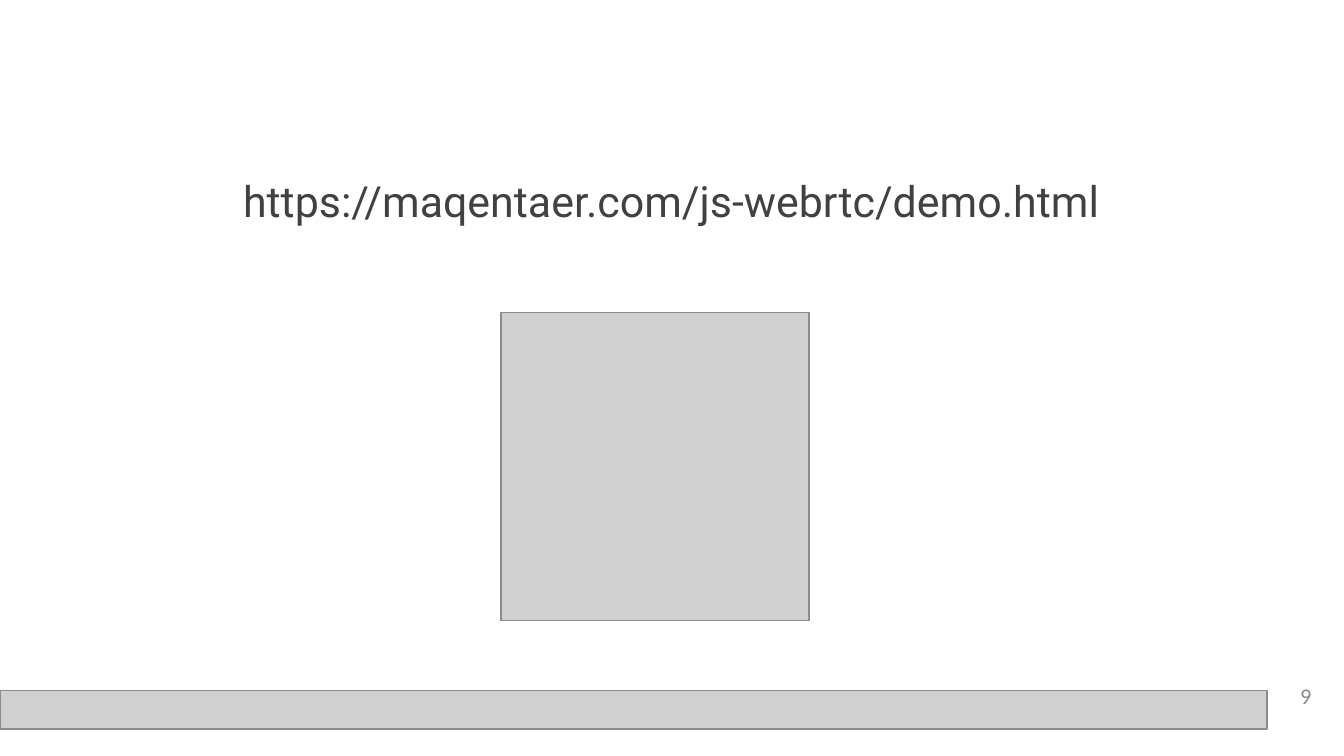
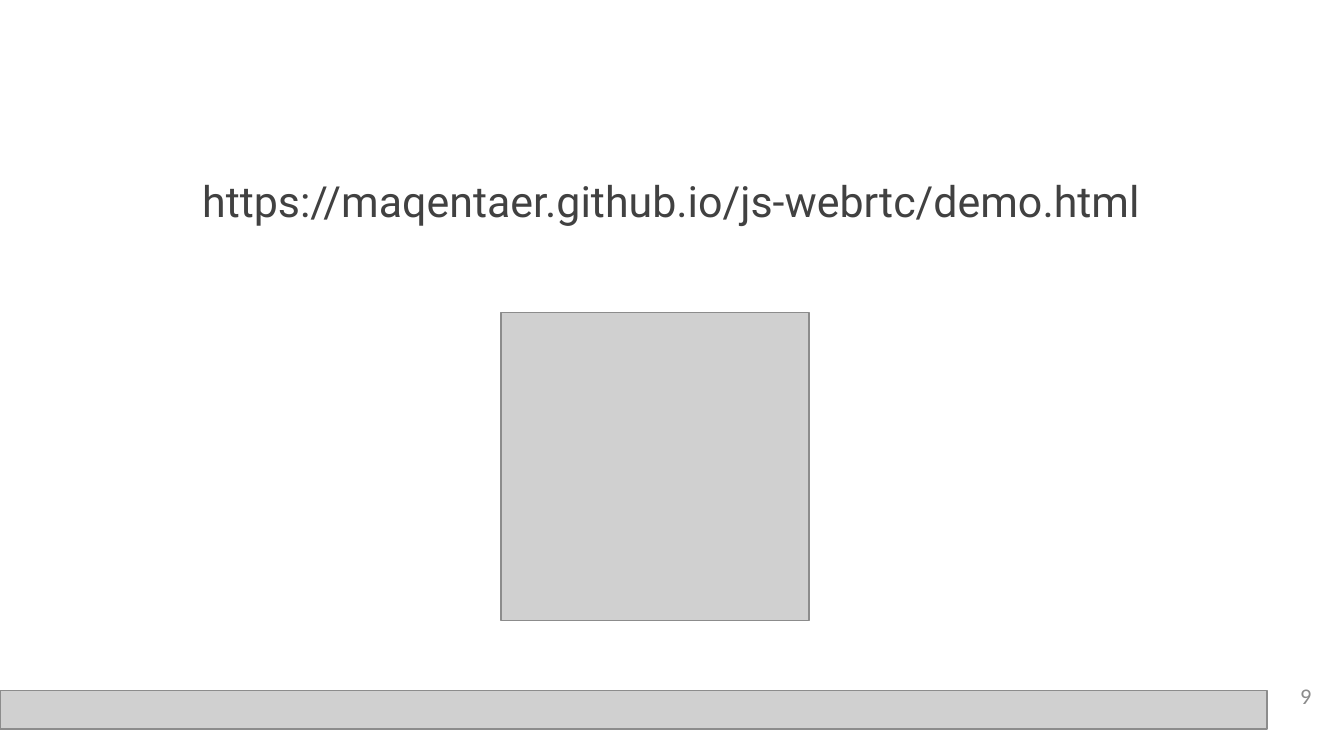
Before and after one commit to Maqentaer/js-webrtc, a slide deck: slide 9 of presentation.pptx. Drawn at 1344x756 pixels with LibreOffice and Linux fonts; fonts in the diff are those of the drawing; grey boxes stand for pictures. Boxes give left, top, right and bottom in pixels: in the first picture for what was removed or moved away, otherwise in the second. Text is boxed around its words. In the diff, an @@ line names an element or a change of style, - is before the commit and + after.

Commit message:
update presentation and add calling demo

```diff
--- a/presentation.pptx
+++ b/presentation.pptx
@@ text at (202,185,1139,226): text changed @@
-https://maqentaer.com/js-webrtc/demo.html
+https://maqentaer.github.io/js-webrtc/demo.html
```
Also in this commit, not shown: 3 other slides changed, 3 other files.
